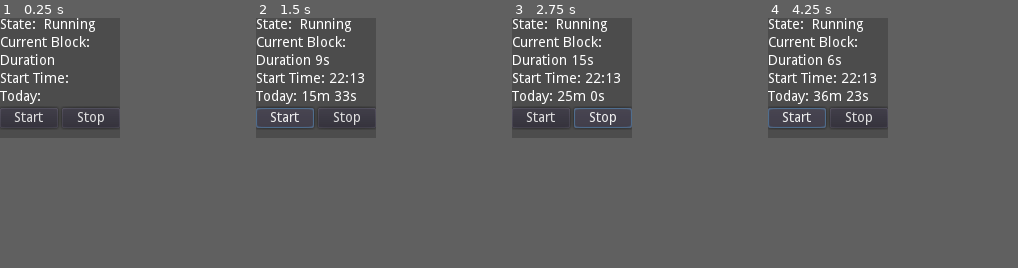
Above: before the commit, frames 1-4 (left to right).
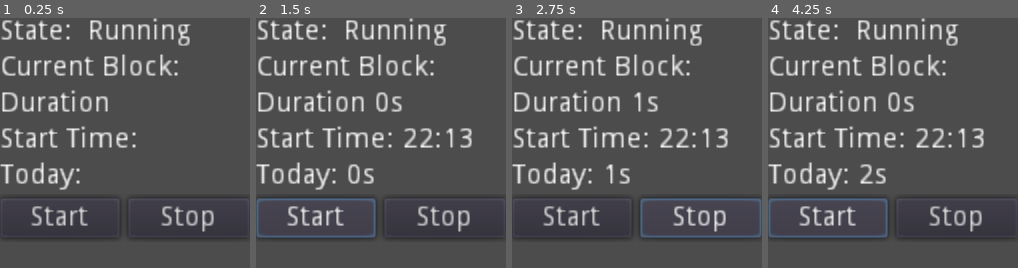
Above: after the commit, the same moments.

Repository: Reneator/Time-Tracker-Godot
Game: Godot game, scene res://Control.tscn
Same seed, same stepped clock (60 frames per second), same inputs: the game is played once before the commit and once after it.
Inputs:
- Up to frame 1 (0.25 s): no input
- Up to frame 2 (1.5 s): click "Start" at 0.5 s; click "Start" at 1.25 s
- Up to frame 3 (2.75 s): click "Stop" at 2 s
- Up to frame 4 (4.25 s): click "Stop" at 2.75 s; click "Start" at 3.5 s
In our replay, the window is 120x120 before the commit and 250x250 after it. These sizes can differ from the game's own. Grey fills any space a smaller window leaves; there, only what the larger window draws over its background counts as a difference.

The runs differ from the first frame. In frame 1, 14% of the frame differs, in the area x 0-99%, y 0-89%; in frame 2, 17%; in frame 3, 17%; in frame 4, 17%.

Commit message:
fixed logic and finalized

Diff:
--- a/Control.gd
+++ b/Control.gd
@@ -25,8 +25,8 @@
 func _process(delta):
 	if not running:
 		return
-	current_day_duration += delta * 1000
-	current_block_duration += delta * 10
+	current_day_duration += delta
+	current_block_duration += delta
 
 	set_labels()
 
--- a/Control.tscn
+++ b/Control.tscn
@@ -5,6 +5,9 @@
 [node name="Control" type="VBoxContainer"]
 anchor_right = 1.0
 anchor_bottom = 1.0
+margin_right = -125.0
+margin_bottom = -110.0
+rect_scale = Vector2( 2, 2 )
 script = ExtResource( 1 )
 __meta__ = {
 "_edit_use_anchors_": false
@@ -15,7 +18,7 @@
 current_day_duration_label_path = NodePath("Daily_Duration/Label2")
 
 [node name="State" type="HBoxContainer" parent="."]
-margin_right = 120.0
+margin_right = 125.0
 margin_bottom = 14.0
 
 [node name="Label" type="Label" parent="State"]
@@ -40,17 +43,17 @@
 
 [node name="Current_Block" type="VBoxContainer" parent="."]
 margin_top = 18.0
-margin_right = 120.0
+margin_right = 125.0
 margin_bottom = 68.0
 
 [node name="Label" type="Label" parent="Current_Block"]
-margin_right = 120.0
+margin_right = 125.0
 margin_bottom = 14.0
 text = "Current Block:"
 
 [node name="Current_Duration" type="HBoxContainer" parent="Current_Block"]
 margin_top = 18.0
-margin_right = 120.0
+margin_right = 125.0
 margin_bottom = 32.0
 __meta__ = {
 "_edit_use_anchors_": false
@@ -68,7 +71,7 @@
 
 [node name="Current_Block" type="HBoxContainer" parent="Current_Block"]
 margin_top = 36.0
-margin_right = 120.0
+margin_right = 125.0
 margin_bottom = 50.0
 __meta__ = {
 "_edit_use_anchors_": false
@@ -86,7 +89,7 @@
 
 [node name="Daily_Duration" type="HBoxContainer" parent="."]
 margin_top = 72.0
-margin_right = 120.0
+margin_right = 125.0
 margin_bottom = 86.0
 
 [node name="Label" type="Label" parent="Daily_Duration"]
@@ -101,14 +104,14 @@
 
 [node name="HBoxContainer" type="HBoxContainer" parent="."]
 margin_top = 90.0
-margin_right = 120.0
+margin_right = 125.0
 margin_bottom = 110.0
 __meta__ = {
 "_edit_use_anchors_": false
 }
 
 [node name="Start_Button" type="Button" parent="HBoxContainer"]
-margin_right = 58.0
+margin_right = 60.0
 margin_bottom = 20.0
 size_flags_horizontal = 3
 text = "Start"
@@ -117,8 +120,8 @@
 }
 
 [node name="Stop_Button" type="Button" parent="HBoxContainer"]
-margin_left = 62.0
-margin_right = 120.0
+margin_left = 64.0
+margin_right = 125.0
 margin_bottom = 20.0
 size_flags_horizontal = 3
 text = "Stop"
--- a/project.godot
+++ b/project.godot
@@ -22,8 +22,8 @@
 
 [display]
 
-window/size/width=120
-window/size/height=120
+window/size/width=250
+window/size/height=250
 window/size/resizable=false
 
 [rendering]
